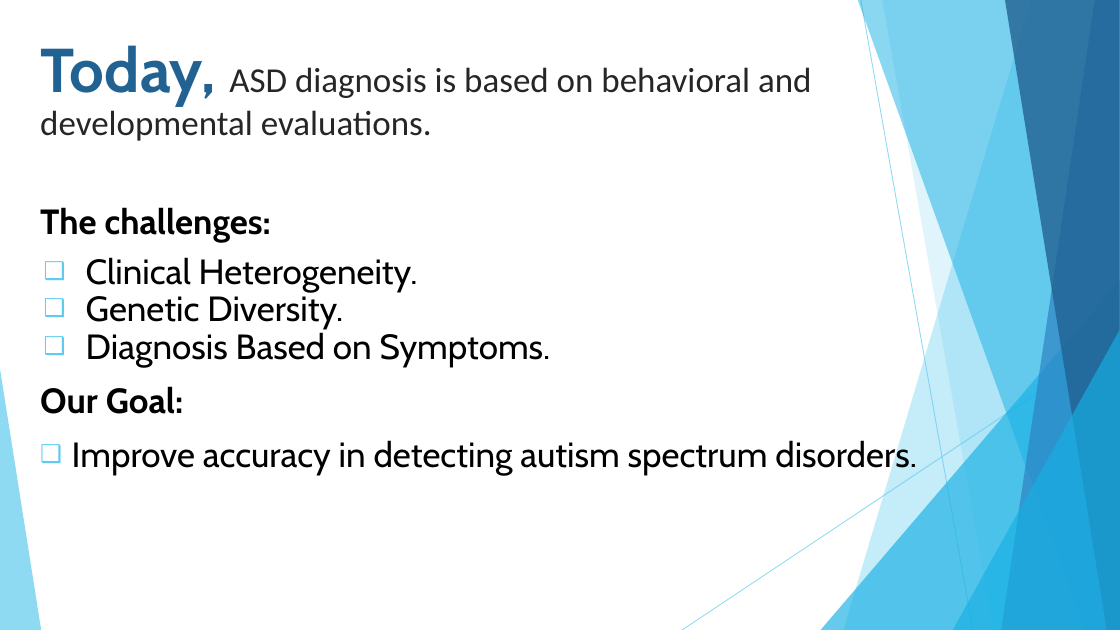
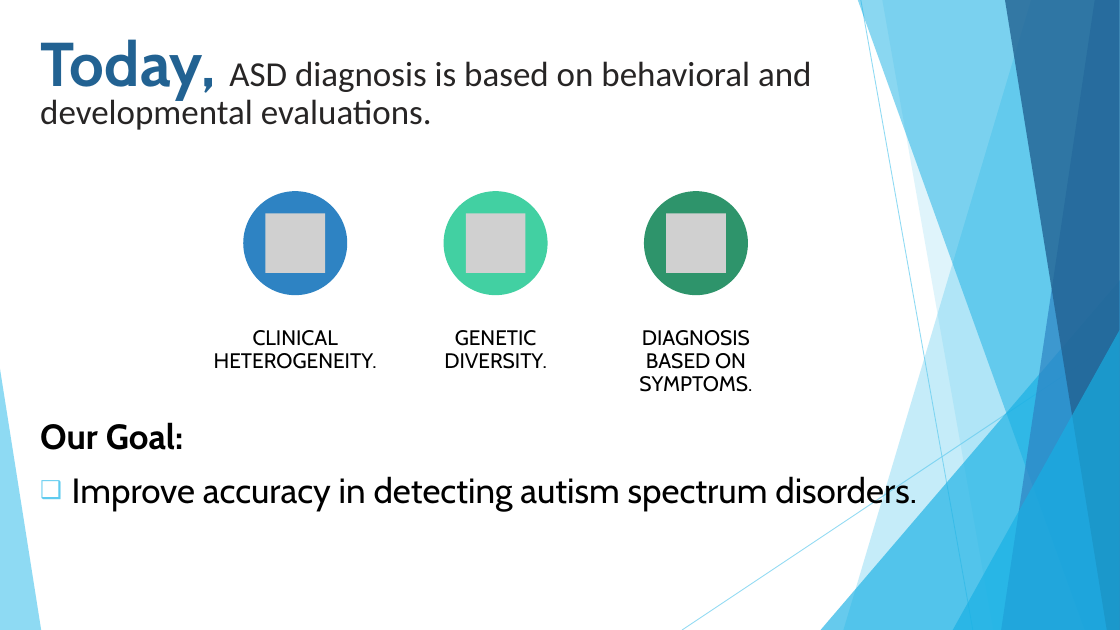
Before and after one commit to NitzanEz/Final-Project, a slide deck: slide 3 of Final presentation Phase A-24-2-R-8.pptx. Drawn at 1120x630 pixels with LibreOffice and Linux fonts; fonts in the diff are those of the drawing; grey boxes stand for pictures. Boxes give left, top, right and bottom in pixels: in the first picture for what was removed or moved away, otherwise in the second. Text is boxed around its words. In the diff, an @@ line names an element or a change of style, - is before the commit and + after.

```diff
--- a/Final presentation Phase A-24-2-R-8.pptx
+++ b/Final presentation Phase A-24-2-R-8.pptx
@@ text at bbox=[40, 39, 811, 130]: line spacing 0.9 to 0.8 @@
@@ text at bbox=[40, 207, 551, 368]: paragraphs removed @@
-The challenges:
-❑ Clinical Heterogeneity.
-❑ Genetic Diversity.
-❑ Diagnosis Based on Symptoms.
@@ group added at bbox=[214, 192, 752, 392]: 3 ellipses, 3 pictures, 3 texts @@
+CLINICAL HETEROGENEITY.
+GENETIC DIVERSITY.
+DIAGNOSIS BASED ON SYMPTOMS.
```
Also in this commit, not shown: 5 other slides changed.
